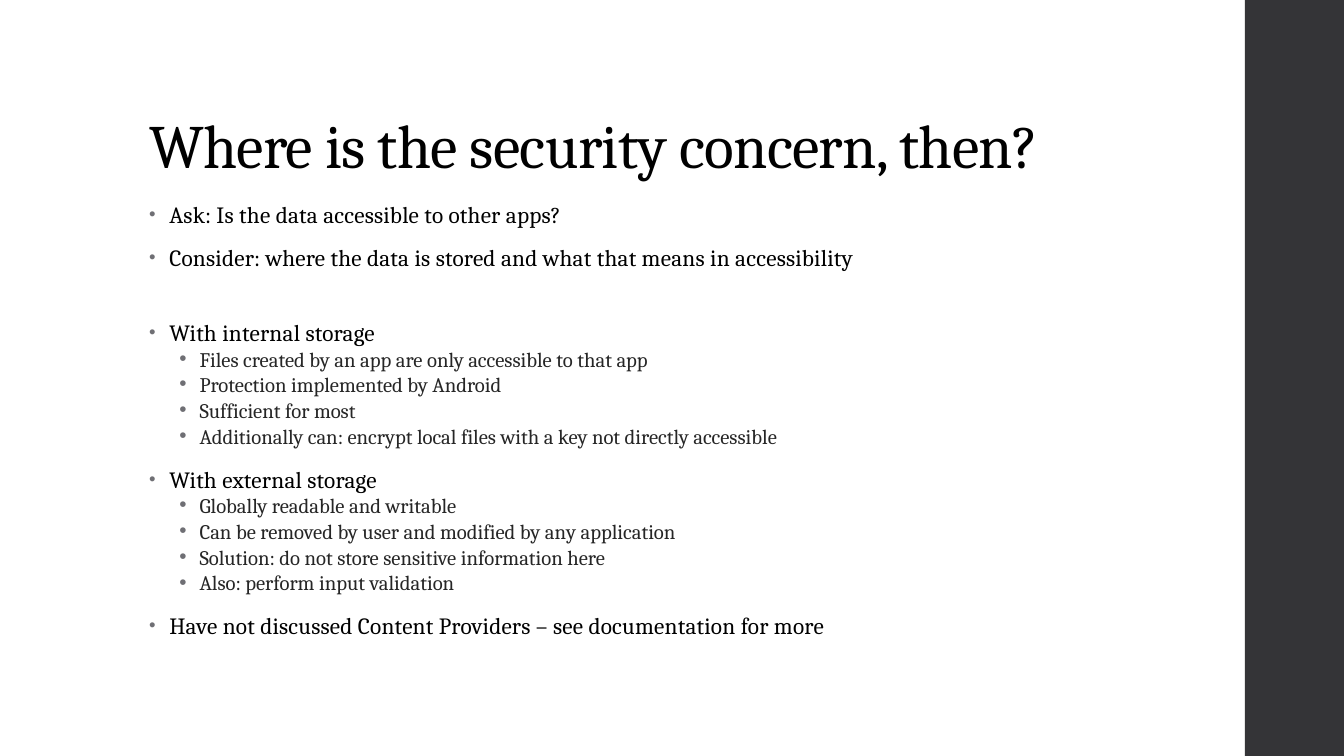
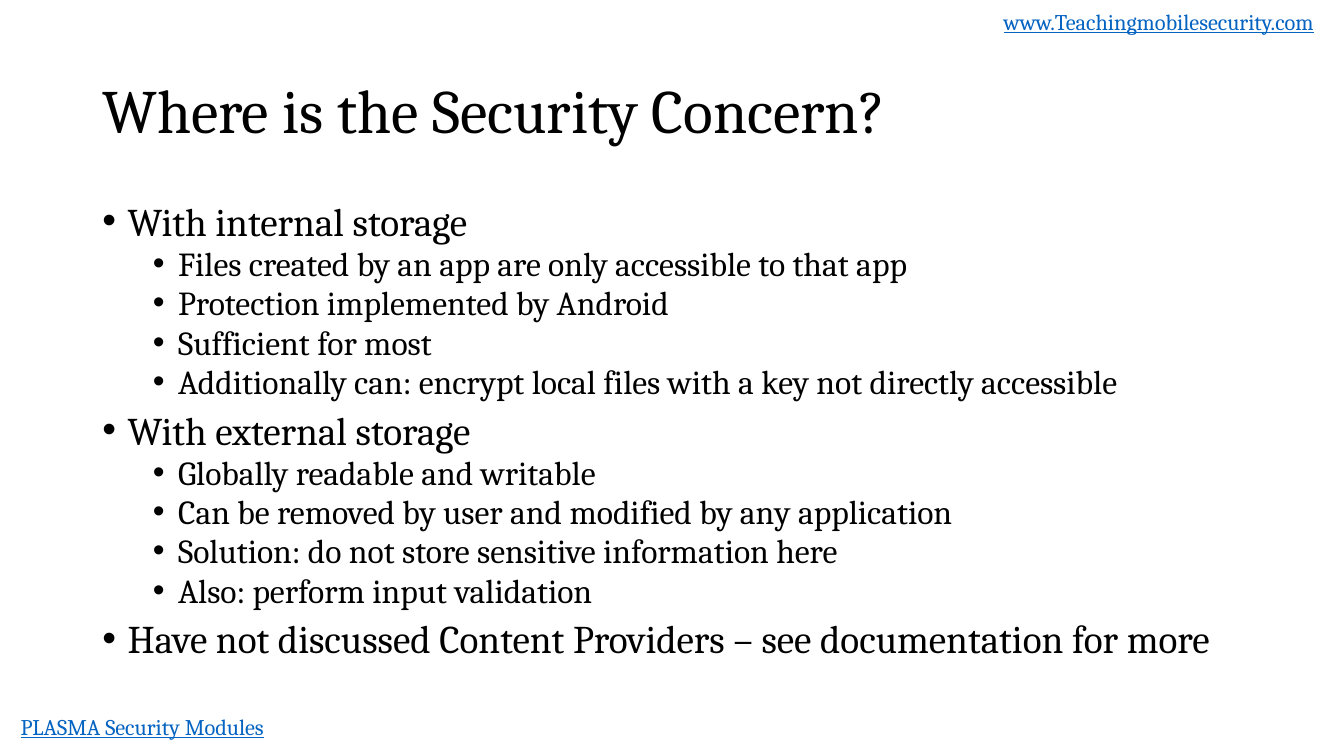
Before and after one commit to dan7800/VulnerableAndroidAppOracle, a slide deck: slide 7 of Vulnerabilities/Data Storage/DataStoragePresentation.pptx (slide 4 before the commit). Drawn at 1344x756 pixels with LibreOffice and Linux fonts; fonts in the diff are those of the drawing; background and template pictures are left out. Boxes give left, top, right and bottom in pixels: in the first picture for what was removed or moved away, otherwise in the second. Text is boxed around its words. In the diff, an @@ line names an element or a change of style, - is before the commit and + after.

Commit message:
updated presentation

```diff
--- a/Vulnerabilities/Data Storage/DataStoragePresentation.pptx
+++ b/Vulnerabilities/Data Storage/DataStoragePresentation.pptx
@@ text added at [1004, 14, 1314, 35], 16 pt, text #0563C1, underline @@
+www.Teachingmobilesecurity.com
@@ rectangle removed at [1245, 0, 1344, 756] @@
@@ title "Where is the Security Concern?" at [102, 90, 886, 147]: vertical alignment bottom to middle @@
@@ title at [102, 90, 886, 147]: text changed @@
-Where is the security concern, then?
+Where is the Security Concern?
@@ text "With internal storage": place and size @@
-text "With internal storage" at [169, 207, 853, 635]
+text "With internal storage" at [128, 208, 1210, 654]
@@ text "With internal storage" at [128, 208, 1210, 654]: size 16.6 to 28 pt, letter spacing 0.1 to 0 pt in "With internal storage", "With external storage", "Have not discussed Content Providers – see ..."; size 14.8 to 24 pt, text colour #262626 to #000000 in "Files created by an app are only ...", "Protection implemented by Android", "Sufficient for most", "Additionally can: encrypt local files with a ..." and 4 more places; indent changed; line spacing 0.75 to 0.8; less space between paragraphs; line spacing 0.7 to 0.8 @@
@@ text at [169, 207, 853, 271]: paragraphs removed @@
-• Ask: Is the data accessible to other apps?
-• Consider: where the data is stored and what that means in accessibility
@@ text added at [21, 719, 264, 740], 16 pt, text #0563C1, underline @@
+PLASMA Security Modules
```
Also in this commit, not shown: 4 other slides changed, 4 slides added, 1 slide removed.
